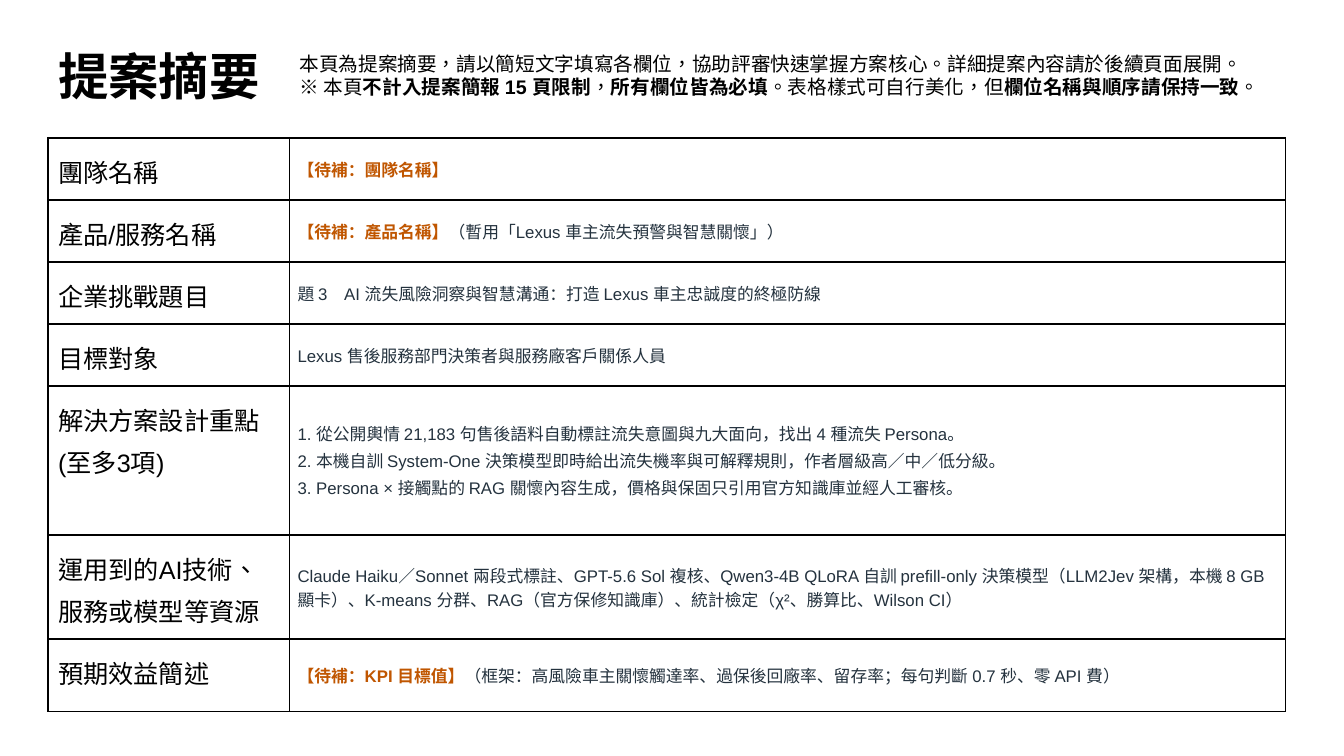
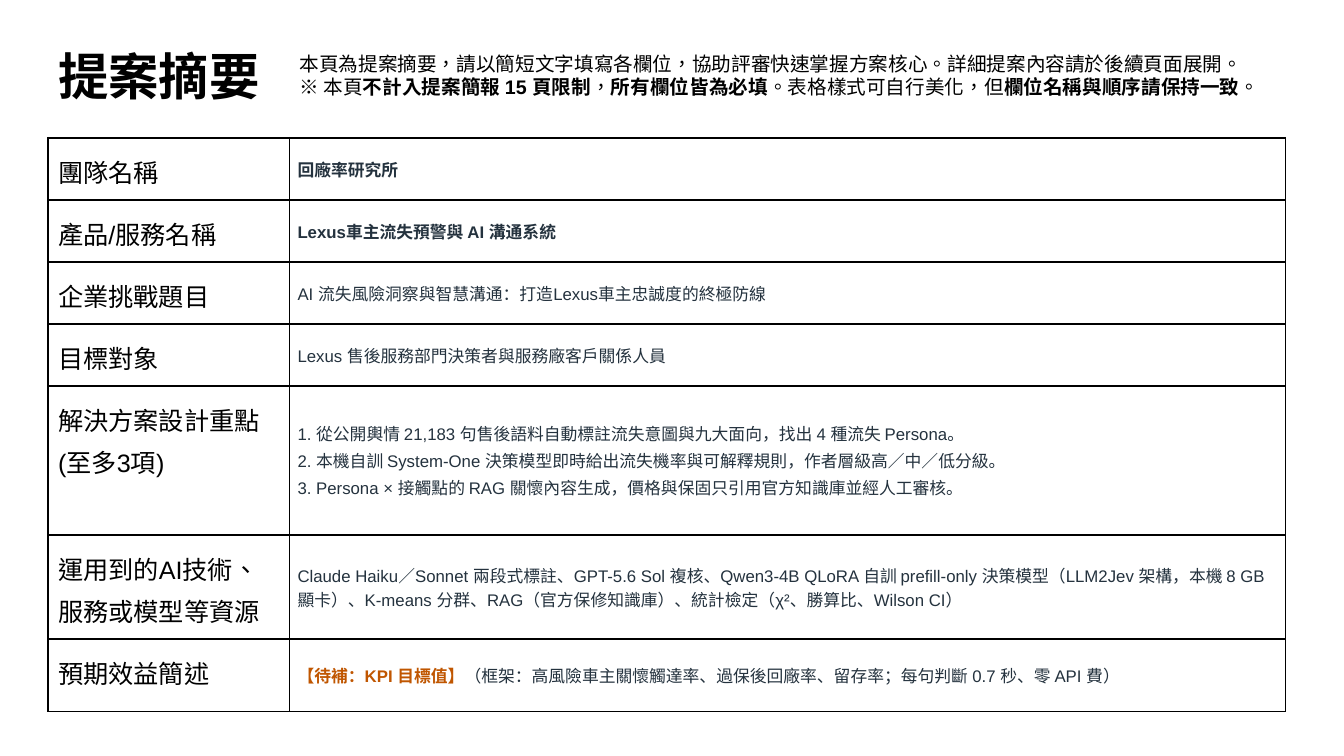
Before and after one commit to xxx789666/hotai-ai-hackathon-lexus, a slide deck: slide 2 of deck/初賽簡報_v0.pptx. Drawn at 1344x756 pixels with LibreOffice and Linux fonts; fonts in the diff are those of the drawing. Boxes give left, top, right and bottom in pixels: in the first picture for what was removed or moved away, otherwise in the second. Text is boxed around its words. In the diff, an @@ line names an element or a change of style, - is before the commit and + after.

```diff
--- a/deck/初賽簡報_v0.pptx
+++ b/deck/初賽簡報_v0.pptx
@@ table at bbox=[48, 138, 1287, 689] @@
-row 1, column 2: 【待補：團隊名稱】
+row 1, column 2: 回廠率研究所
-row 2, column 2: 【待補：產品名稱】（暫用「Lexus 車主流失預警與智慧關懷」）
+row 2, column 2: Lexus車主流失預警與 AI 溝通系統
-row 3, column 2: 題 3 AI 流失風險洞察與智慧溝通：打造 Lexus 車主忠誠度的終極防線
+row 3, column 2: AI 流失風險洞察與智慧溝通：打造Lexus車主忠誠度的終極防線
```
Also in this commit, not shown: 1 slide added, 1 slide removed, 5 other files.
